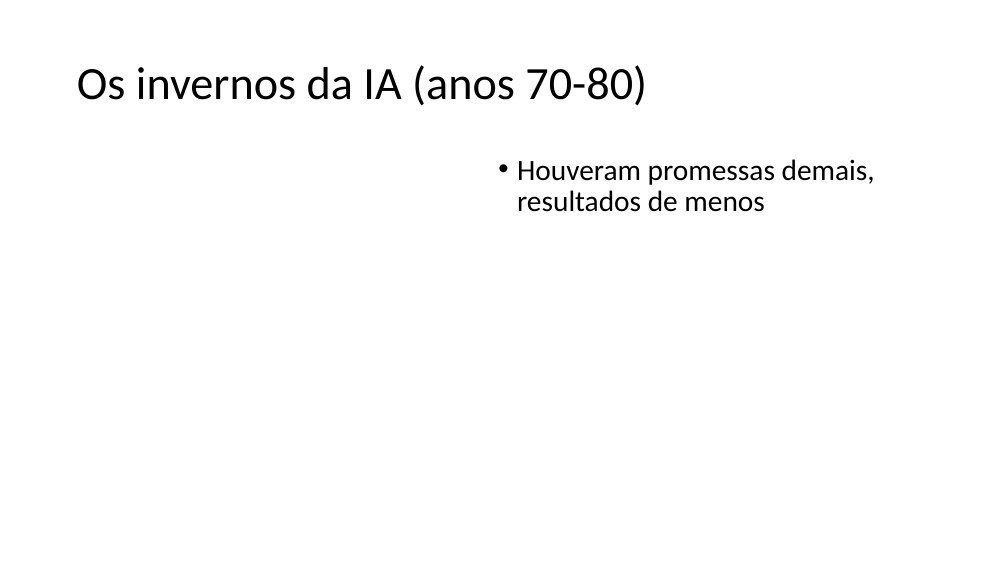
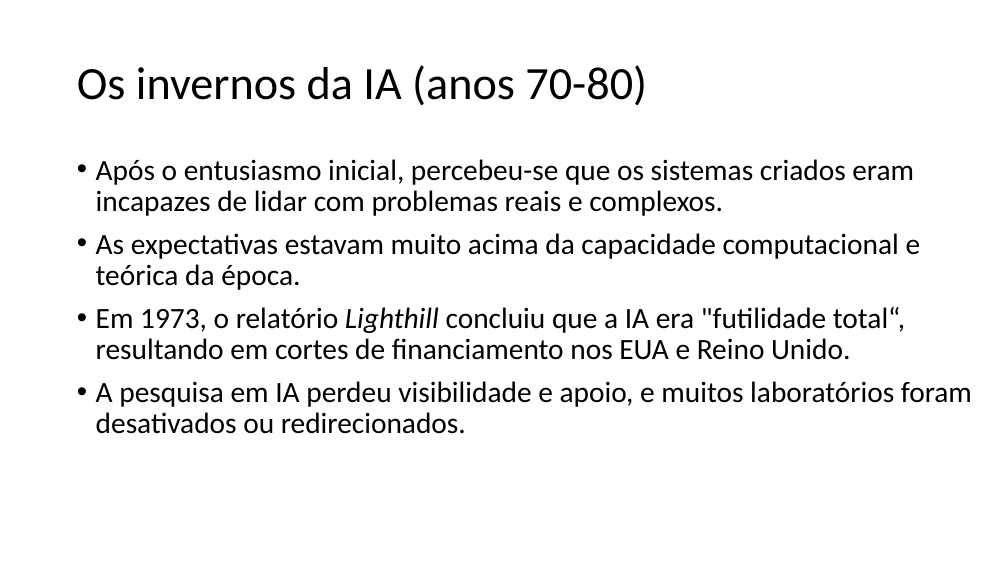
Before and after one commit to zz4fap/c24_inteligencia_artificial, a slide deck: slide 19 of slides/C24_Introdução.pptx (slide 18 before the commit). Drawn at 1008x567 pixels with LibreOffice and Linux fonts; fonts in the diff are those of the drawing. Boxes give left, top, right and bottom in pixels: in the first picture for what was removed or moved away, otherwise in the second. Text is boxed around its words. In the diff, an @@ line names an element or a change of style, - is before the commit and + after.

```diff
--- a/slides/C24_Introdução.pptx
+++ b/slides/C24_Introdução.pptx
@@ text at <box>96,159,972,434</box>: text changed @@
-• Houveram promessas demais, resultados de menos
+• Após o entusiasmo inicial, percebeu-se que os sistemas criados eram incapazes de lidar com problemas reais e complexos.
+• As expectativas estavam muito acima da capacidade computacional e teórica da época.
+• Em 1973, o relatório Lighthill concluiu que a IA era "futilidade total“, resultando em cortes de financiamento nos EUA e Reino Unido.
+• A pesquisa em IA perdeu visibilidade e apoio, e muitos laboratórios foram desativados ou redirecionados.
```
Also in this commit, not shown: 2 slides added.
